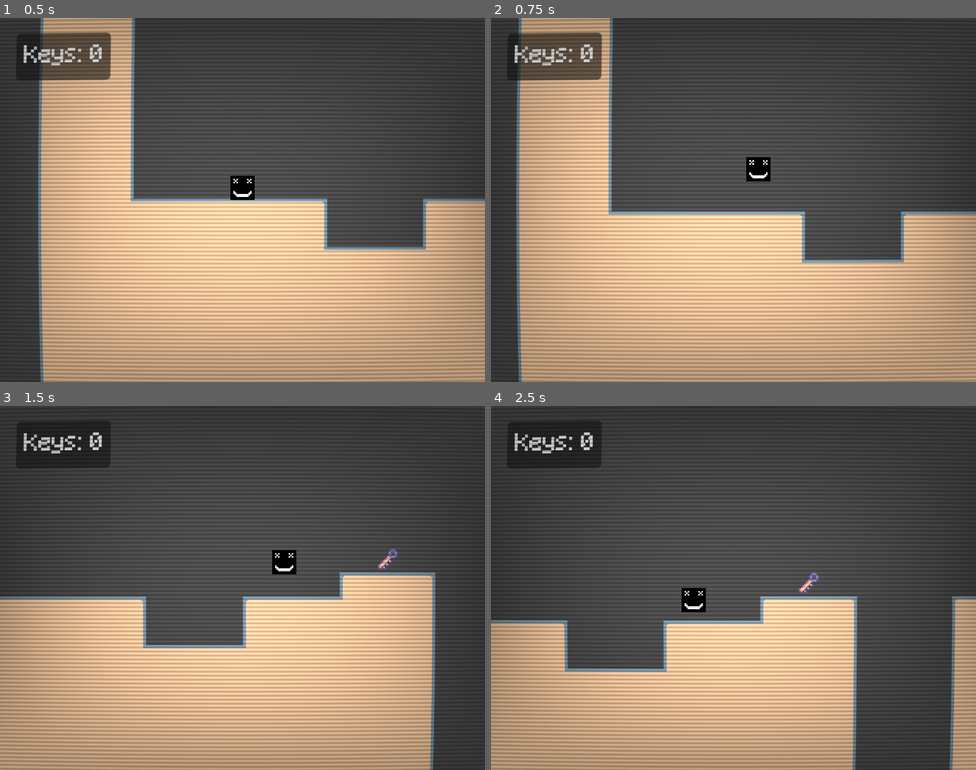
Above: before the commit, frames 1-4 (two rows, left to right).
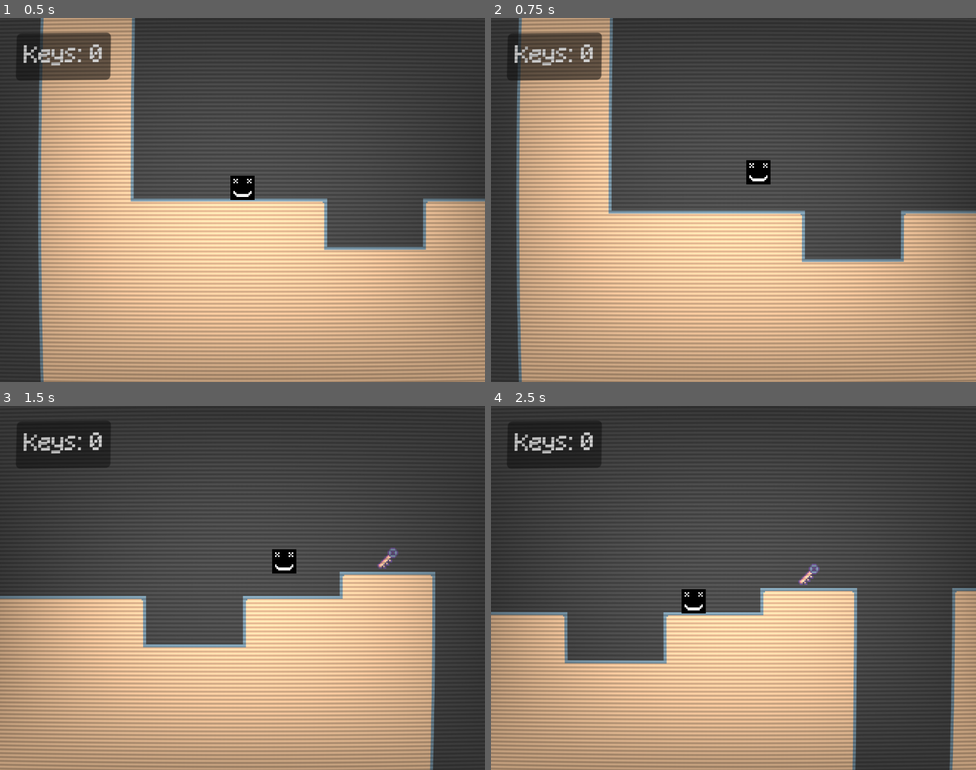
Above: after the commit, the same moments.

Repository: AashaStudios/DoodlyGameJam1
Game: Godot game, scene res://scenes/game.tscn
The game is run twice, just before and just after one commit, with the same random seed, the same clock (stepped at 60 frames per second) and the same inputs.
Inputs:
- Up to frame 1 (0.5 s): no input
- Up to frame 2 (0.75 s): hold Right (right) from 0.53 s (still down); tap Space (jump) at 0.6 s
- Up to frame 3 (1.5 s): keep holding Right (right); tap Space (jump) at 0.77, 1.07 s; tap Z (interact) at 1.35 s
- Up to frame 4 (2.5 s): tap Space (jump) at 1.52, 1.55, 1.82, 2.1 s; release Right (right) at 2.03 s; hold Left (left) from 2.03 s (still down)

Frame 1 is identical in both runs. In frame 2, 0.6% of the frame differs, in the area x 24-100%, y 38-68%; in frame 3, 0.6%; in frame 4, 2.8%, in the area x 0-100%, y 43-73%.

Commit message:
Level Transition Done!

Diff:
--- a/project.godot
+++ b/project.godot
@@ -22,6 +22,7 @@
 [autoload]
 
 InteractionManager="*uid://cfk4ps1fah6yp"
+SceneTransition="*uid://dtfgaivec0mt8"
 
 [display]
 
@@ -52,11 +53,6 @@
 "events": [Object(InputEventKey,"resource_local_to_scene":false,"resource_name":"","device":-1,"window_id":0,"alt_press …(191 unchanged characters)…
 ]
 }
-dash={
-"deadzone": 0.2,
-"events": [Object(InputEventKey,"resource_local_to_scene":false,"resource_name":"","device":-1,"window_id":0,"alt_pressed":false,"shift_pressed":false,"ctrl_pressed":false,"meta_pressed":false,"pressed":false,"keycode":0,"physical_keycode":4194325,"key_label":0,"unicode":0,"location":0,"echo":false,"script":null)
-]
-}
 interact={
 "deadzone": 0.2,
 "events": [Object(InputEventKey,"resource_local_to_scene":false,"resource_name":"","device":-1,"window_id":0,"alt_press …(192 unchanged characters)…
--- a/scenes/game.tscn
+++ b/scenes/game.tscn
@@ -9,7 +9,6 @@
 [ext_resource type="PackedScene" uid="uid://42otgsm0wb1" path="res://scenes/key.tscn" id="7_u5sy4"]
 [ext_resource type="PackedScene" uid="uid://cwlllvffi8pyp" path="res://scenes/gate.tscn" id="8_gee14"]
 [ext_resource type="PackedScene" uid="uid://dvp6228m821h1" path="res://scenes/level_transition.tscn" id="10_vtaks"]
-[ext_resource type="PackedScene" uid="uid://ck8asg1u2d0nc" path="res://scenes/level_2.tscn" id="11_kvpfn"]
 [ext_resource type="PackedScene" uid="uid://b2b60qxnmke04" path="res://scenes/hud.tscn" id="12_dinhu"]
 [ext_resource type="Shader" uid="uid://cik2s3qn4pkmu" path="res://misc/screen_effect.gdshader" id="12_kvuet"]
 
@@ -185,7 +184,7 @@
 
 [node name="LevelTransition" parent="." unique_id=1100962475 instance=ExtResource("10_vtaks")]
 position = Vector2(1336, -88)
-level = ExtResource("11_kvpfn")
+level = "res://scenes/level_2.tscn"
 
 [node name="UI" type="CanvasLayer" parent="." unique_id=845095154]
 
--- a/scenes/level_transition.gd
+++ b/scenes/level_transition.gd
@@ -1,8 +1,8 @@
 extends Area2D
 
 
-@export var level: PackedScene
+@export var level: String
 
 
 func _on_body_entered(_body: Node2D) -> void:
-    get_tree().call_deferred("change_scene_to_packed", level)
+    SceneTransition.change_scene_to(level)
--- a/scenes/player.gd
+++ b/scenes/player.gd
@@ -40,7 +40,7 @@
             coyote_time_activated = true
 
         if Input.is_action_just_released("jump") or is_on_ceiling():
-            velocity.y *= 0.25
+            velocity.y *= 0.1
 
     if Input.is_action_just_pressed("jump"):
         if jump_buffer_timer.is_stopped():
--- /dev/null
+++ b/scenes/scene_transition.gd
@@ -0,0 +1,24 @@
+extends CanvasLayer
+
+
+@onready var color_rect: ColorRect = $ColorRect
+
+var scene_to_load: String
+var color_rect_tween: Tween
+
+
+func change_scene_to(scene_path: String) -> void:
+    if color_rect_tween:
+        color_rect_tween.kill()
+
+    scene_to_load = scene_path
+    get_tree().paused = true
+
+    color_rect_tween = create_tween().set_trans(Tween.TRANS_SINE)
+    color_rect_tween.tween_property(color_rect, "color", Color(0.0, 0.0, 0.0, 1.0), 0.3).connect("finished", _load_new_scene)
+    color_rect_tween.chain().tween_property(color_rect, "color", Color(0.0, 0.0, 0.0, 0.0), 0.4)
+
+
+func _load_new_scene() -> void:
+    get_tree().paused = false
+    get_tree().call_deferred("change_scene_to_file", scene_to_load)
--- /dev/null
+++ b/scenes/scene_transition.tscn
@@ -0,0 +1,17 @@
+[gd_scene format=3 uid="uid://dtfgaivec0mt8"]
+
+[ext_resource type="Script" uid="uid://den1tte7wgye0" path="res://scenes/scene_transition.gd" id="1_0wykx"]
+
+[node name="SceneTransition" type="CanvasLayer" unique_id=1948259178]
+process_mode = 3
+script = ExtResource("1_0wykx")
+
+[node name="ColorRect" type="ColorRect" parent="." unique_id=938303427]
+process_mode = 3
+anchors_preset = 15
+anchor_right = 1.0
+anchor_bottom = 1.0
+grow_horizontal = 2
+grow_vertical = 2
+color = Color(0, 0, 0, 0)
+metadata/_edit_use_anchors_ = true
Not shown, added: scenes/scene_transition.gd.uid
